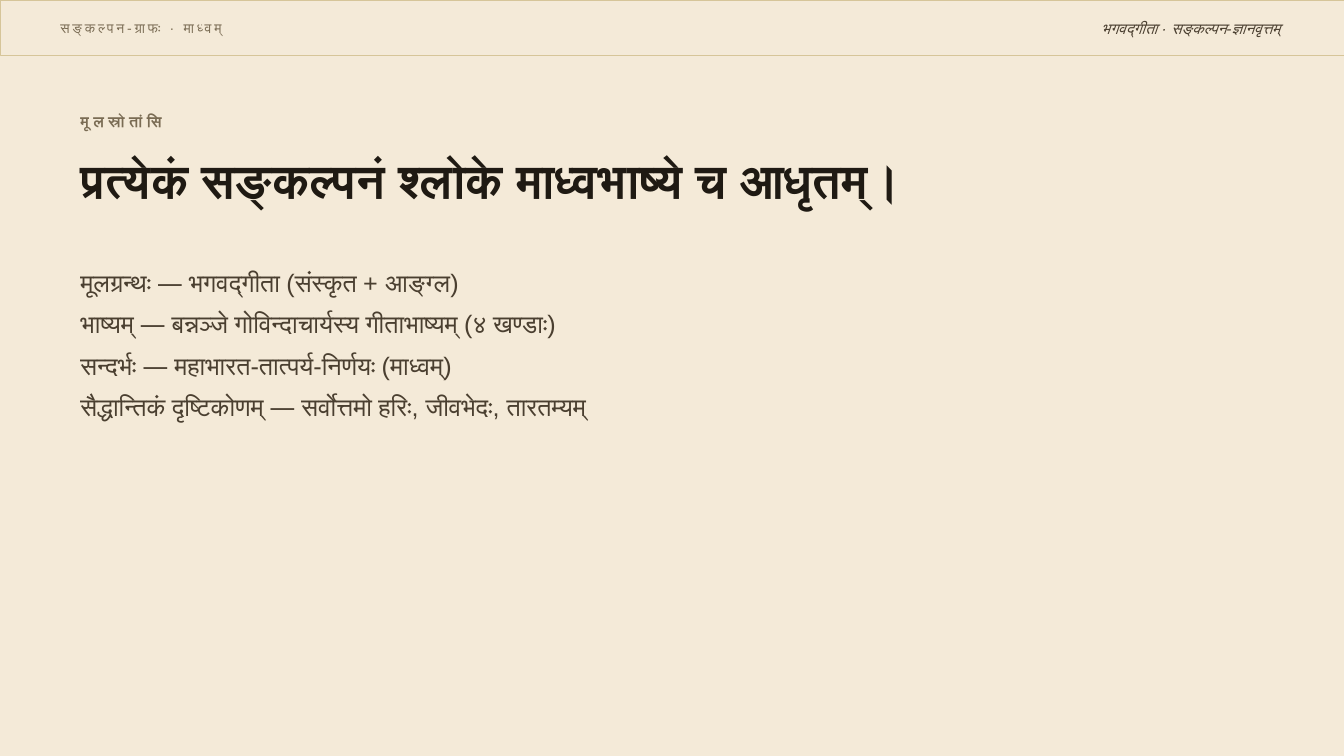
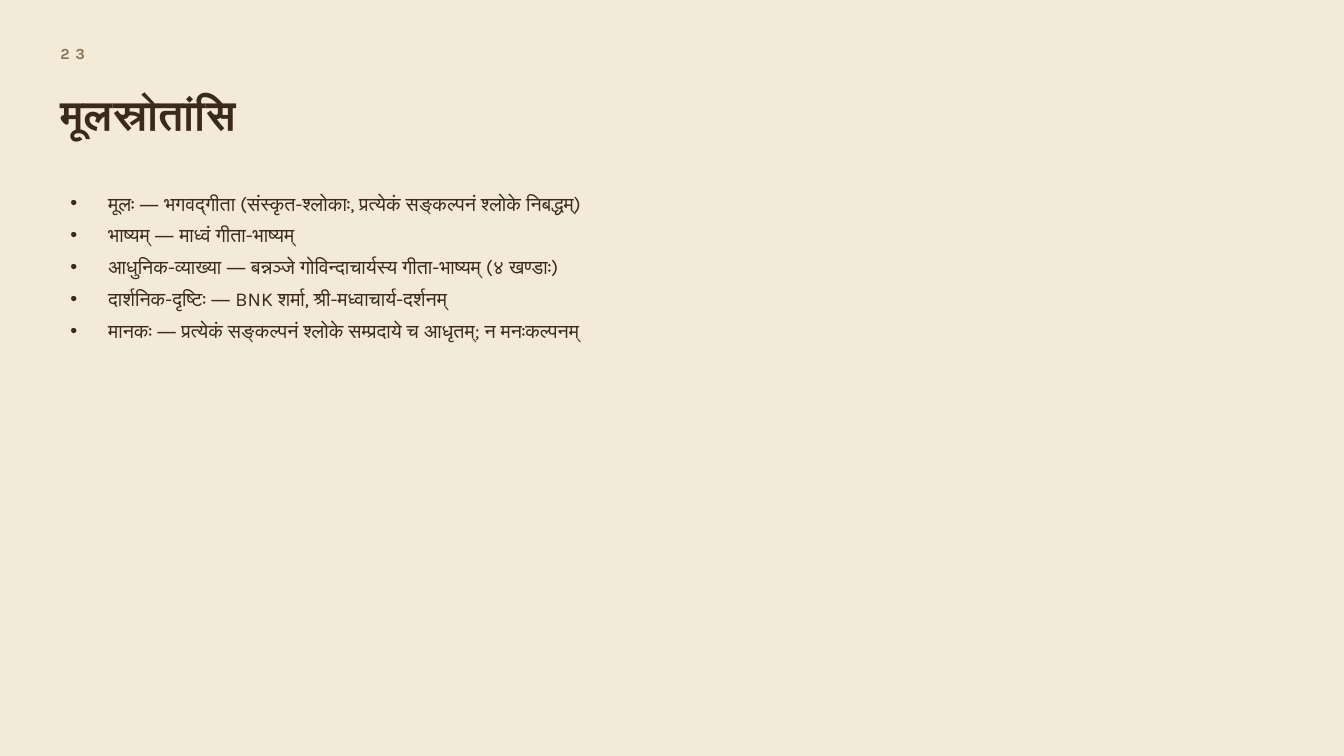
Before and after one commit to kvinayakpai/Bhagavadgita, a slide deck: slide 24 of decks/Bhagavadgita_Concept_KG_dev.pptx (slide 3 before the commit). Drawn at 1344x756 pixels with LibreOffice and Linux fonts; fonts in the diff are those of the drawing. Boxes give left, top, right and bottom in pixels: in the first picture for what was removed or moved away, otherwise in the second. Text is boxed around its words. In the diff, an @@ line names an element or a change of style, - is before the commit and + after.

```diff
--- a/decks/Bhagavadgita_Concept_KG_dev.pptx
+++ b/decks/Bhagavadgita_Concept_KG_dev.pptx
@@ rectangle removed at <box>0,0,1344,55</box> @@
@@ text removed at <box>135,24,452,380</box> @@
-सङ्कल्पन-ग्राफः · माध्वम्
@@ text removed at <box>1101,22,1281,37</box> @@
-भगवद्गीता · सङ्कल्पन-ज्ञानवृत्तम्
@@ text added at <box>60,49,84,59</box>, 11 pt, text #8A7558, bold @@
+23
@@ text "मूलस्रोतांसि": place and size @@
-text "मूलस्रोतांसि" at <box>80,114,162,131</box>
+text "मूलस्रोतांसि" at <box>60,97,235,141</box>
@@ text "मूलस्रोतांसि" at <box>60,97,235,141</box>: size 11 to 30 pt, font Arial to Karla, text colour #7A6C54 to #3B2A1B, letter spacing 3 to 0 pt @@
@@ text removed at <box>80,161,900,212</box> @@
-प्रत्येकं सङ्कल्पनं श्लोके माध्वभाष्ये च आधृतम्।
@@ text at <box>108,194,581,343</box>: text changed; size 18 to 14 pt; font Arial to Karla; text colour #4A3F30 to #3B2A1B @@
-मूलग्रन्थः — भगवद्गीता (संस्कृत + आङ्ग्ल)
-भाष्यम् — बन्नञ्जे गोविन्दाचार्यस्य गीताभाष्यम् (४ खण्डाः)
-सन्दर्भः — महाभारत-तात्पर्य-निर्णयः (माध्वम्)
-सैद्धान्तिकं दृष्टिकोणम् — सर्वोत्तमो हरिः, जीवभेदः, तारतम्यम्
+• मूलः — भगवद्गीता (संस्कृत-श्लोकाः, प्रत्येकं सङ्कल्पनं श्लोके निबद्धम्)
+• भाष्यम् — माध्वं गीता-भाष्यम्
+• आधुनिक-व्याख्या — बन्नञ्जे गोविन्दाचार्यस्य गीता-भाष्यम् (४ खण्डाः)
+• दार्शनिक-दृष्टिः — BNK शर्मा, श्री-मध्वाचार्य-दर्शनम्
+• मानकः — प्रत्येकं सङ्कल्पनं श्लोके सम्प्रदाये च आधृतम्; न मनःकल्पनम्
```
Also in this commit, not shown: 4 other slides changed, 21 slides added, 11 slides removed, 17 other files.
